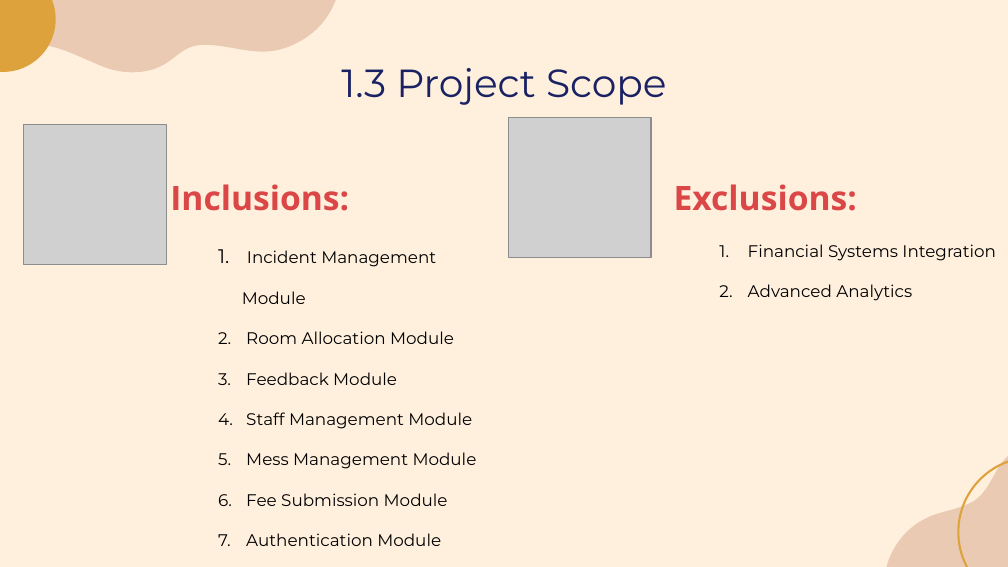
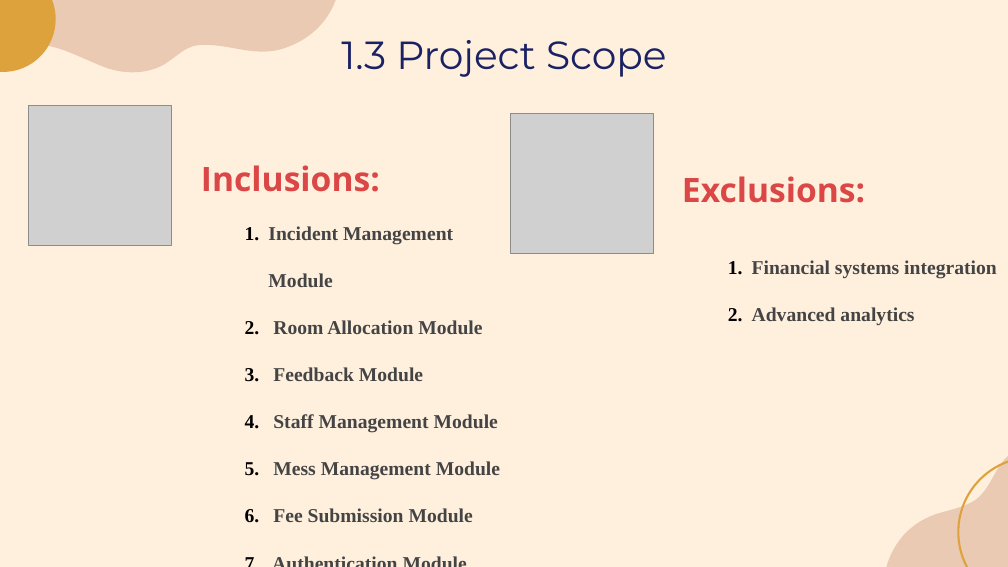
Before and after one commit to laibabintatahir/SRS-HMS, a slide deck: slide 4 of SRS_Presentation.pptx. Drawn at 1008x567 pixels with LibreOffice and Linux fonts; fonts in the diff are those of the drawing; grey boxes stand for pictures. Boxes give left, top, right and bottom in pixels: in the first picture for what was removed or moved away, otherwise in the second. Text is boxed around its words. In the diff, an @@ line names an element or a change of style, - is before the commit and + after.

Commit message:
edited

```diff
--- a/SRS_Presentation.pptx
+++ b/SRS_Presentation.pptx
@@ title "1.3 Project Scope": place and size @@
-title "1.3 Project Scope" at bbox=[341, 68, 667, 105]
+title "1.3 Project Scope" at bbox=[341, 40, 667, 77]
@@ picture: place and size @@
-picture at bbox=[24, 125, 166, 265]
+picture at bbox=[29, 106, 171, 246]
@@ picture: place and size @@
-picture at bbox=[509, 118, 651, 258]
+picture at bbox=[511, 114, 653, 254]
@@ subtitle "Inclusions:": place and size @@
-subtitle "Inclusions:" at bbox=[170, 184, 349, 211]
+subtitle "Inclusions:" at bbox=[201, 165, 380, 192]
@@ subtitle "Exclusions:": place and size @@
-subtitle "Exclusions:" at bbox=[674, 184, 857, 211]
+subtitle "Exclusions:" at bbox=[682, 176, 865, 203]
@@ text "Incident Management Module": place and size @@
-text "Incident Management Module" at bbox=[242, 250, 477, 546]
+text "Incident Management Module" at bbox=[268, 226, 500, 522]
@@ text "Incident Management Module" at bbox=[268, 226, 500, 522]: size 12 to 14 pt, font Montserrat to Times New Roman, text colour #000000 to #444444, letter outline none to #1A2263 0.5 pt, bold on @@
@@ text at bbox=[752, 260, 997, 325]: text changed; size 12 to 14 pt; font Montserrat to Times New Roman; text colour #000000 to #444444; bold on @@
-      1. Financial Systems Integration
-      2. Advanced Analytics
+      1. Financial systems integration
+      2. Advanced analytics
```
Also in this commit, not shown: 4 other slides changed.
